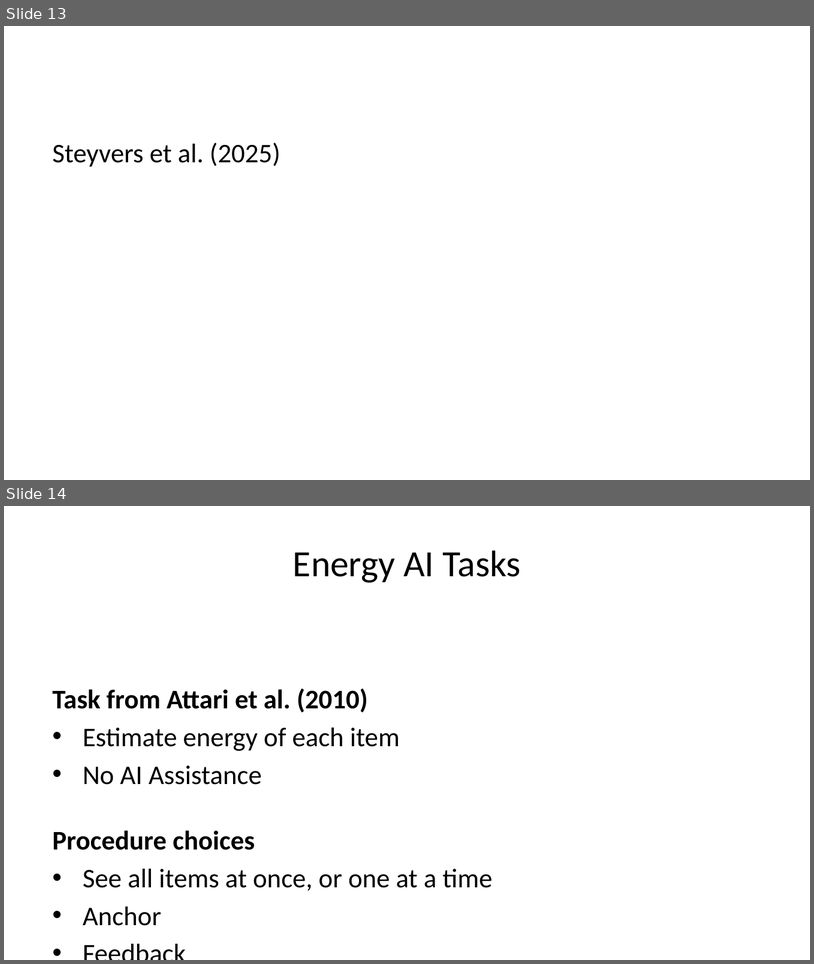
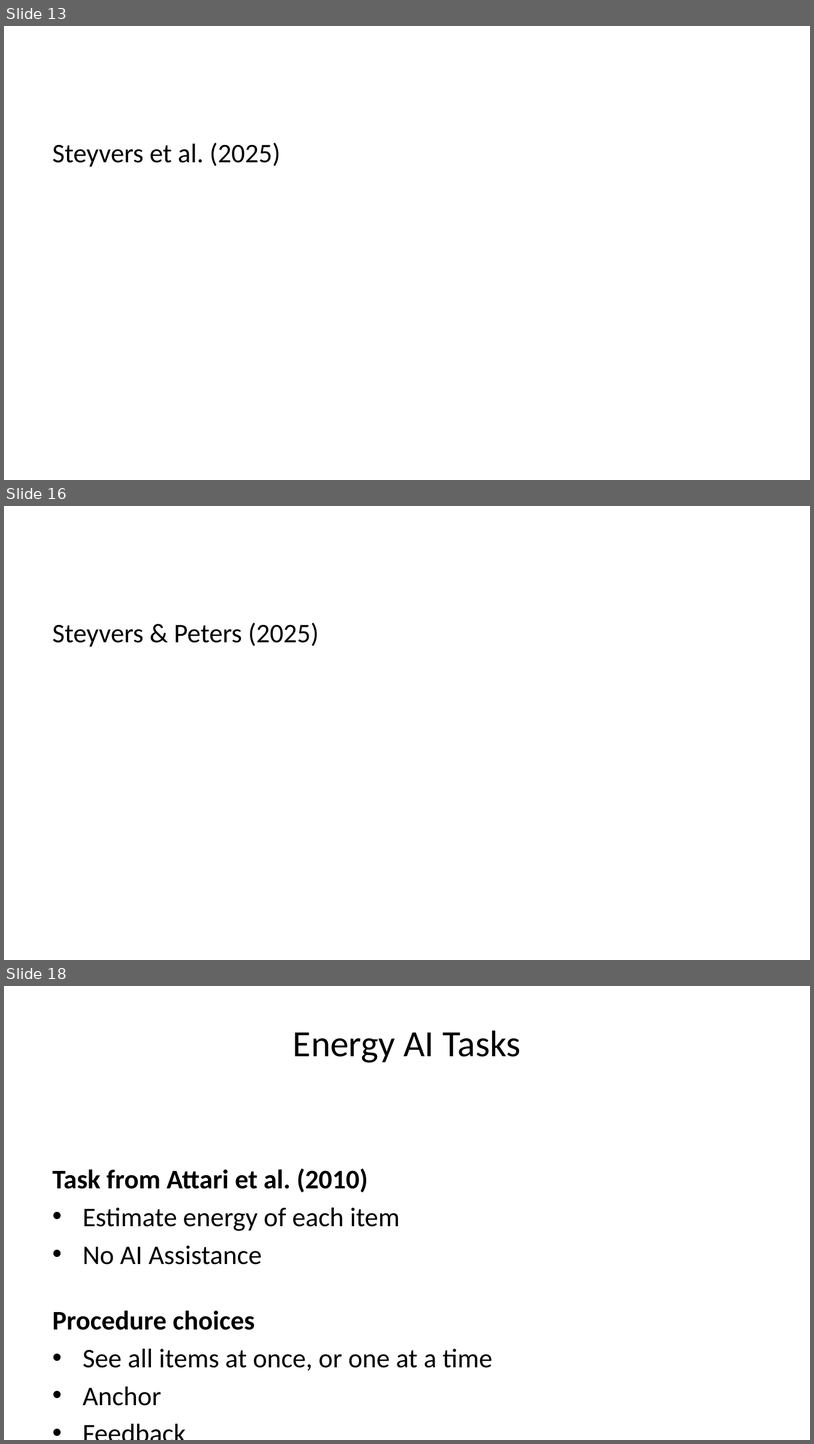
Before and after one commit to tegorman13/llm_energy_task, a slide deck: docs/proposals/prop_slides.pptx. Shown one above the other, each under a label of ours: slides 13 and 14 before the commit, slides 13, 16 and 18 after it; the slides between them are not shown. The pictures are 814x964 and 814x1444 pixels, drawn with LibreOffice and Linux fonts; fonts in the diff are those of the drawing. Boxes give left, top, right and bottom in pixels: in the first picture for what was removed or moved away, otherwise in the second. Text is boxed around its words. In the diff, an @@ line names an element or a change of style, - is before the commit and + after.

```diff
--- a/docs/proposals/prop_slides.pptx
+++ b/docs/proposals/prop_slides.pptx
@@ slide 16 added at box(4, 506, 810, 960), background #FFFFFF @@
@@ text added at box(53, 622, 319, 647), 24 pt, text #000000 @@
+Steyvers & Peters (2025)
@@ what was slide 14 is now slide 18 @@
```
Also in this commit, not shown: 1 slide changed, 3 other slides added, 11 other files.
